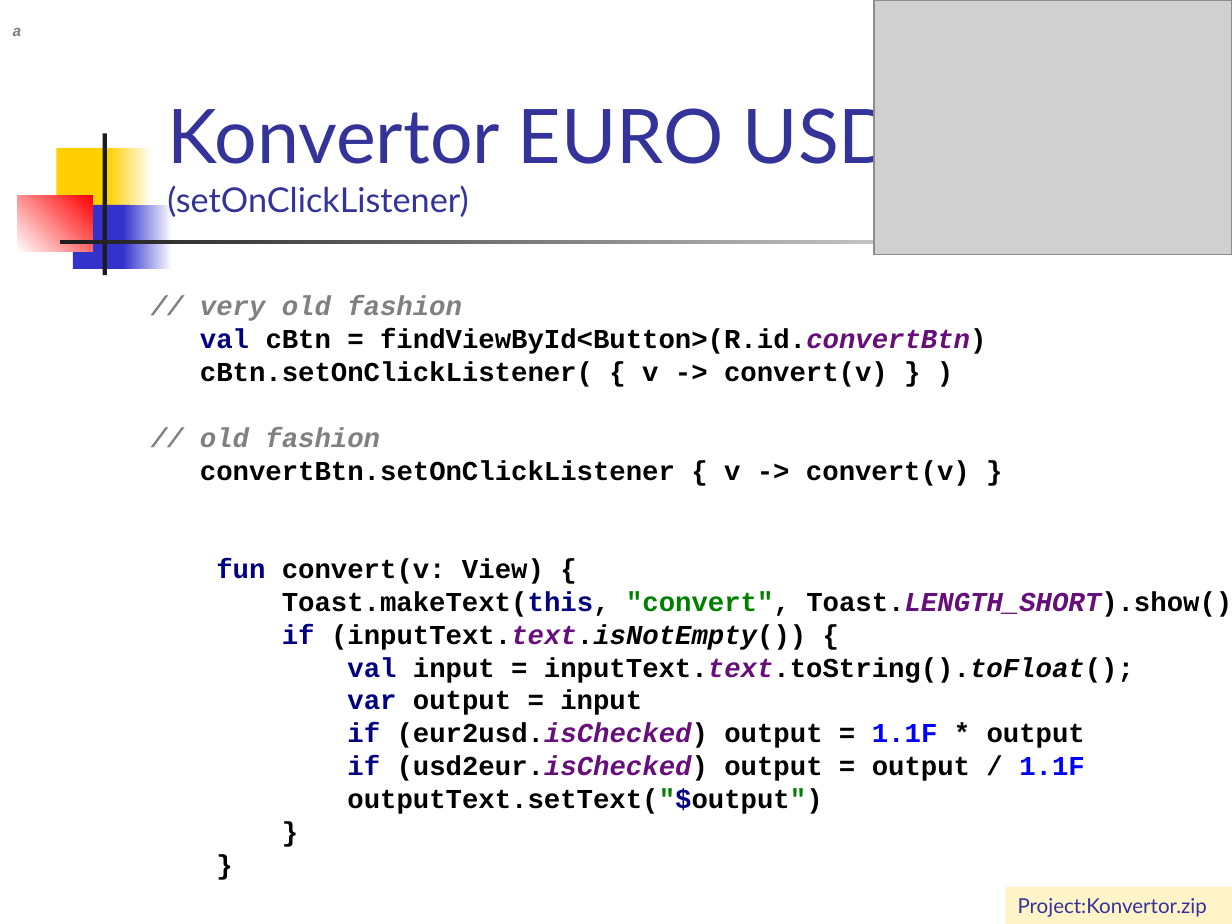
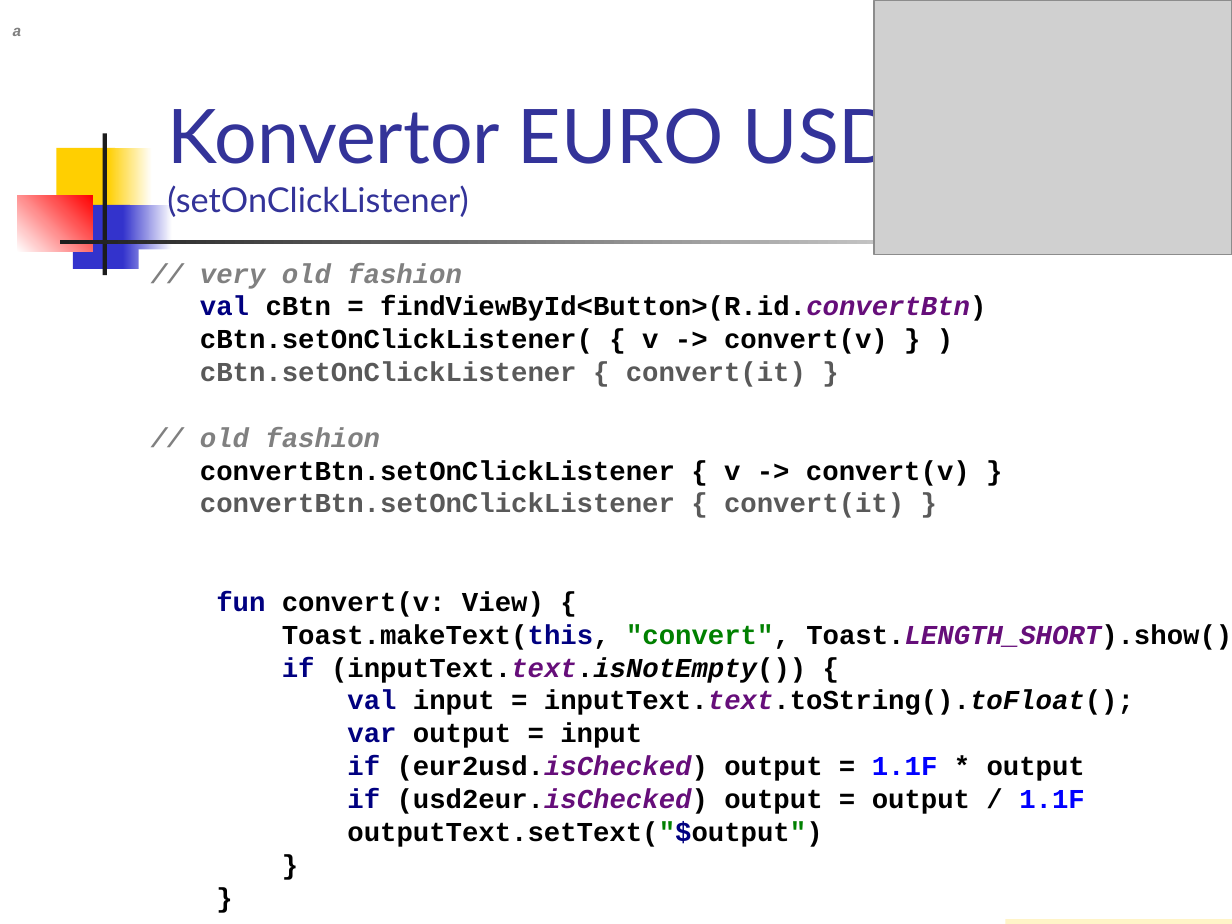
Before and after one commit to vmandro/Prednasky, a slide deck: slide 10 of 04/04_Android.ppt. Drawn at 1232x924 pixels with LibreOffice and Linux fonts; fonts in the diff are those of the drawing; grey boxes stand for pictures. Boxes give left, top, right and bottom in pixels: in the first picture for what was removed or moved away, otherwise in the second. Text is boxed around its words. In the diff, an @@ line names an element or a change of style, - is before the commit and + after.

```diff
--- a/04/04_Android.ppt
+++ b/04/04_Android.ppt
@@ text "// very old fashion val ...": place and size @@
-text "// very old fashion val ..." at [200,296,1232,814]
+text "// very old fashion val ..." at [200,263,1232,847]
@@ text at [200,263,986,518]: text changed @@
-// very old fashion
-val cBtn = findViewById<Button>(R.id.convertBtn)
-cBtn.setOnClickListener( { v -> convert(v) } )
-// old fashion
-convertBtn.setOnClickListener { v -> convert(v) }
+// very old fashion
+val cBtn = findViewById<Button>(R.id.convertBtn)
+cBtn.setOnClickListener( { v -> convert(v) } )
+cBtn.setOnClickListener { convert(it) }
+// old fashion
+convertBtn.setOnClickListener { v -> convert(v) }
+convertBtn.setOnClickListener { convert(it) }
@@ text in rectangle at [1018,898,1207,917]: text removed @@
-Project:Konvertor.zip
```
Also in this commit, not shown: 23 other slides changed, 1 slide added, 29 slides removed, 1 other file.
